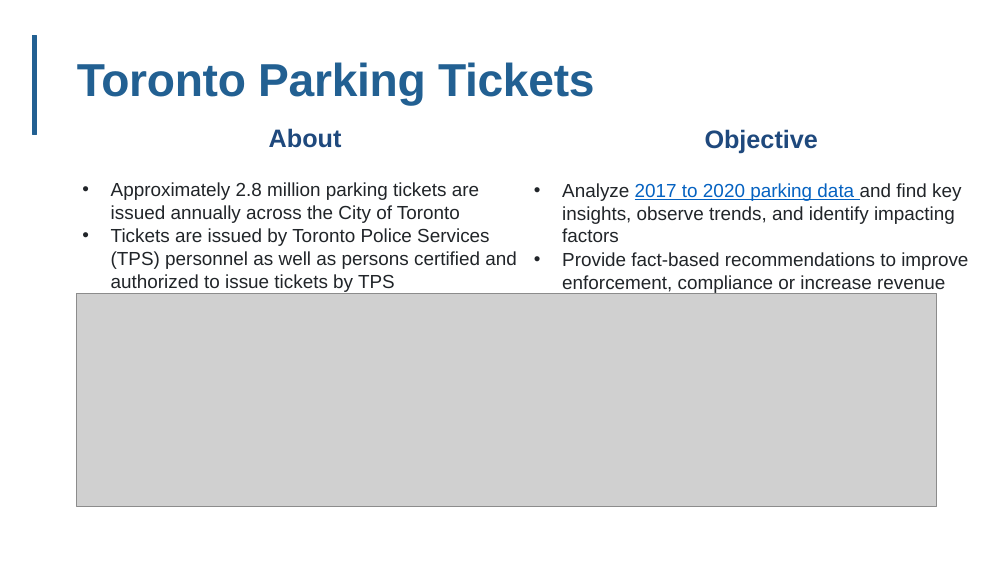
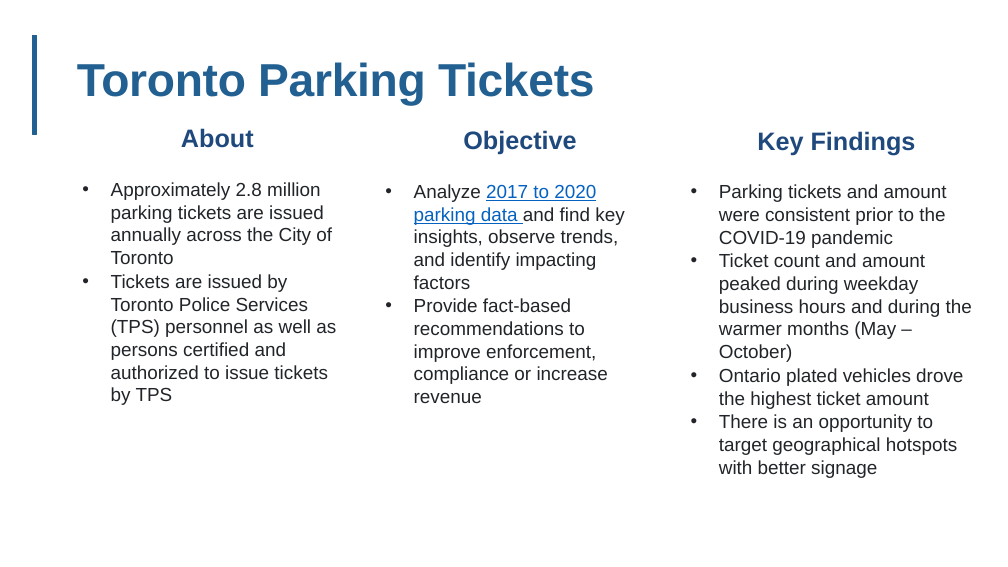
Before and after one commit to edimaudo/interview-questions, a slide deck: slide 2 of cibcmellon/cibcmellon_parking_analytics.pptx. Drawn at 1008x567 pixels with LibreOffice and Linux fonts; fonts in the diff are those of the drawing; grey boxes stand for pictures; background and template pictures are left out. Boxes give left, top, right and bottom in pixels: in the first picture for what was removed or moved away, otherwise in the second. Text is boxed around its words. In the diff, an @@ line names an element or a change of style, - is before the commit and + after.

```diff
--- a/cibcmellon/cibcmellon_parking_analytics.pptx
+++ b/cibcmellon/cibcmellon_parking_analytics.pptx
@@ text "About" rewrapped from (111, 128, 517, 292) to (111, 128, 336, 405) @@
@@ text "Objective" rewrapped from (562, 129, 968, 293) to (414, 130, 624, 403) @@
@@ text added at (719, 131, 972, 478), 18 pt, text #212529 @@
+Key Findings
+• Parking tickets and amount were consistent prior to the COVID-19 pandemic
+• Ticket count and amount peaked during weekday business hours and during the warmer months (May – October)
+• Ontario plated vehicles drove the highest ticket amount
+• There is an opportunity to target geographical hotspots with better signage
@@ picture removed at (76, 293, 937, 507) @@
```
Also in this commit, not shown: 4 other slides changed, 4 slides added, 4 slides removed.
